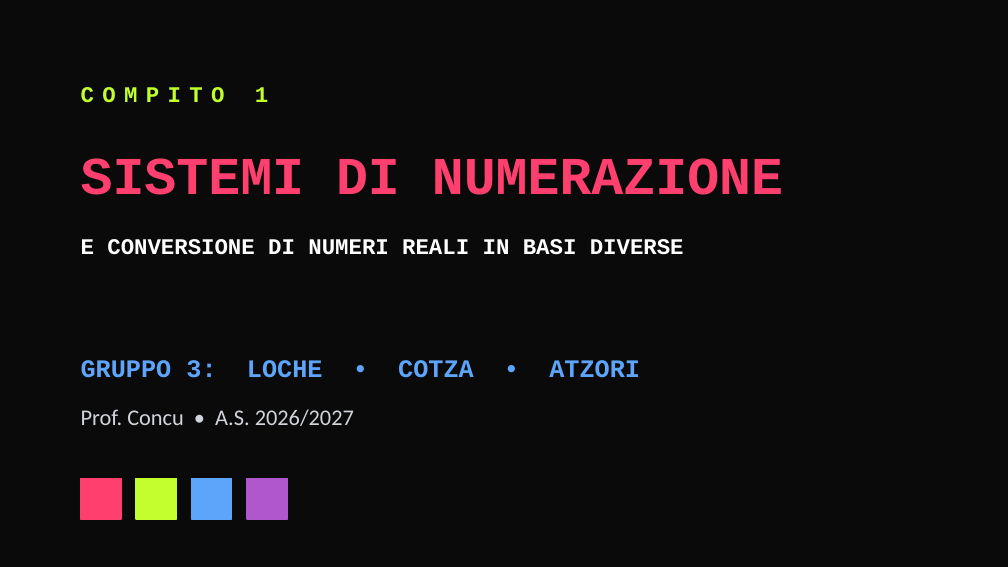
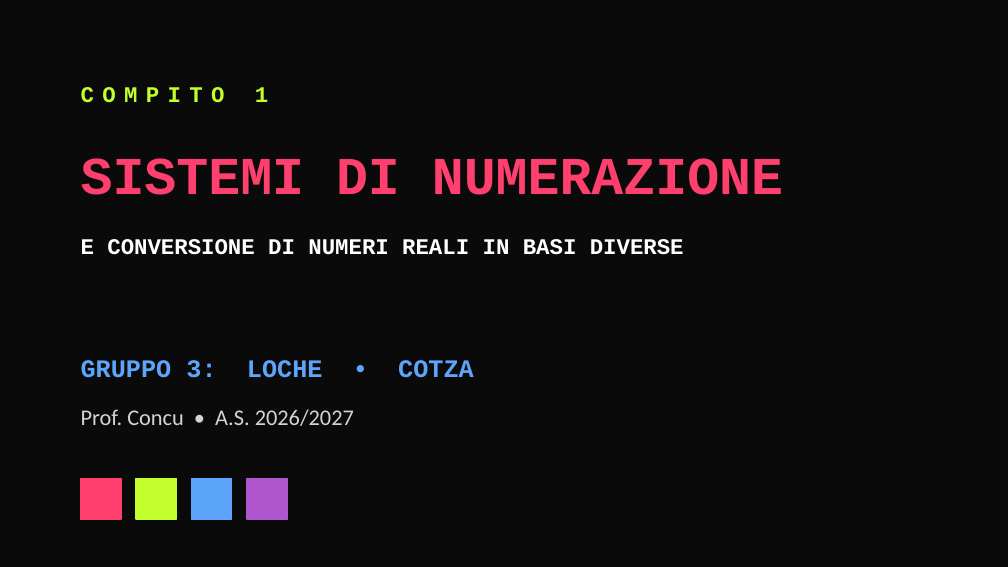
Before and after one commit to Pepuzzzly/giococoncu, a slide deck: slide 1 of Presentazione-Gruppo3.pptx. Drawn at 1008x567 pixels with LibreOffice and Linux fonts; fonts in the diff are those of the drawing. Boxes give left, top, right and bottom in pixels: in the first picture for what was removed or moved away, otherwise in the second. Text is boxed around its words. In the diff, an @@ line names an element or a change of style, - is before the commit and + after.

```diff
--- a/Presentazione-Gruppo3.pptx
+++ b/Presentazione-Gruppo3.pptx
@@ text at [81, 360, 474, 378]: text changed @@
-GRUPPO 3: LOCHE • COTZA • ATZORI
+GRUPPO 3: LOCHE • COTZA
```
Also in this commit, not shown: 2 other slides changed, 2 other files.
